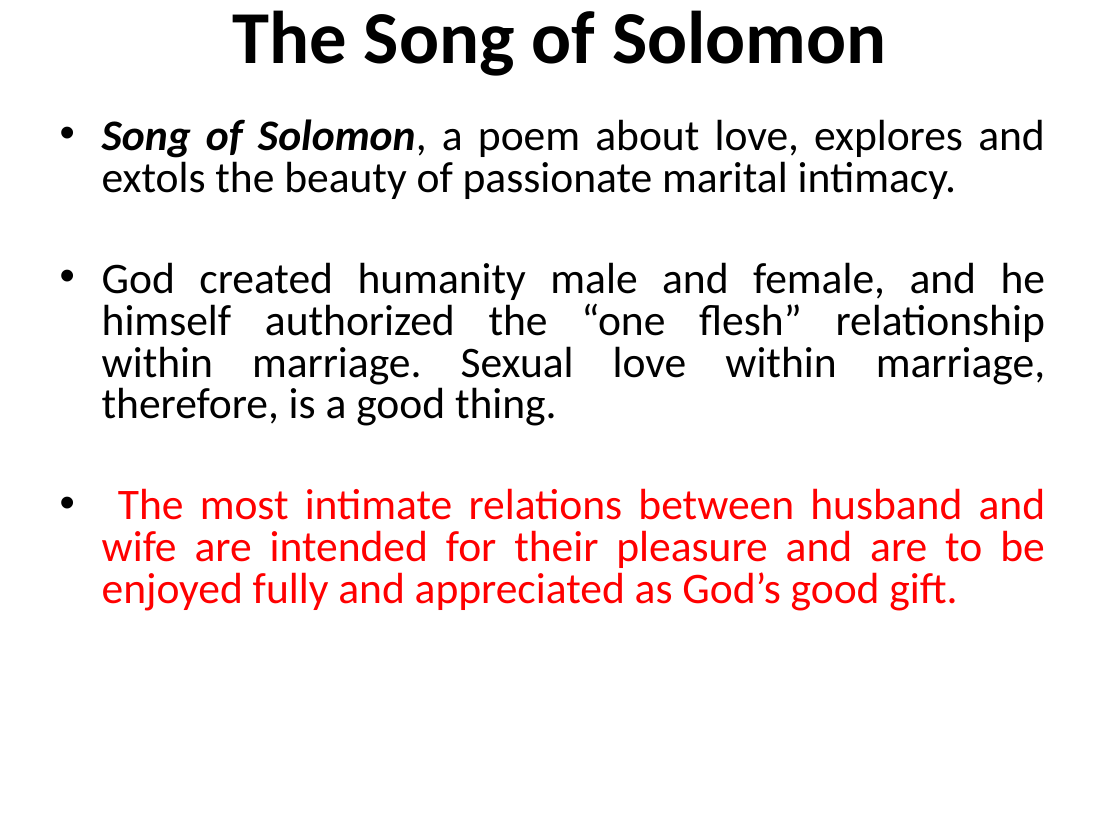
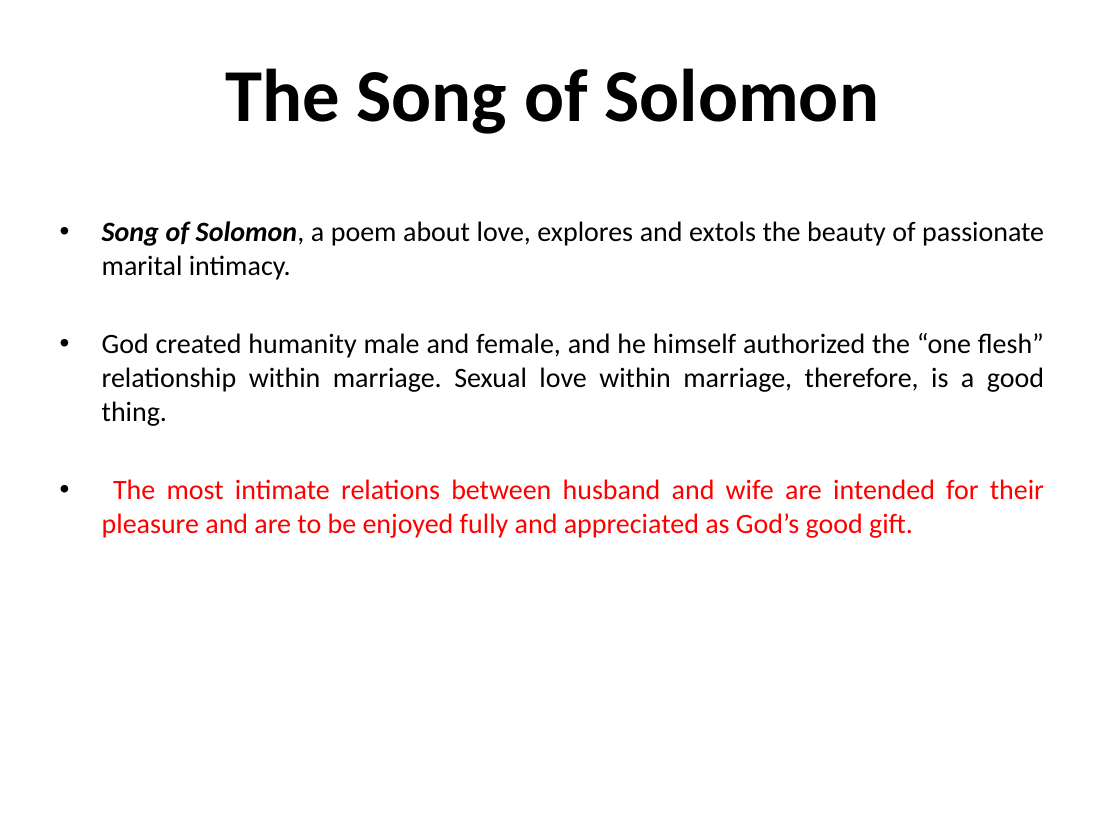
Before and after one commit to mutanganajoseph/Documents, a slide deck: slide 42 of auca/sem-1/intro-to-Bible-study/1 intro to Bible study Notes.pptx (slide 44 before the commit). Drawn at 1120x840 pixels with LibreOffice and Linux fonts; fonts in the diff are those of the drawing. Boxes give left, top, right and bottom in pixels: in the first picture for what was removed or moved away, otherwise in the second. Text is boxed around its words. In the diff, an @@ line names an element or a change of style, - is before the commit and + after.

```diff
--- a/auca/sem-1/intro-to-Bible-study/1 intro to Bible study Notes.pptx
+++ b/auca/sem-1/intro-to-Bible-study/1 intro to Bible study Notes.pptx
@@ title "The Song of Solomon": place and size @@
-title "The Song of Solomon" at box(233, 10, 886, 76)
+title "The Song of Solomon" at box(225, 68, 879, 134)
@@ text "Song of Solomon, a poem ...": place and size @@
-text "Song of Solomon, a poem ..." at box(102, 119, 1046, 611)
+text "Song of Solomon, a poem ..." at box(102, 221, 1044, 538)
@@ text "Song of Solomon, a poem ..." at box(102, 221, 1044, 538): size 28 to 18 pt; line spacing 0.8 to 1; less space between paragraphs @@
```
Also in this commit, not shown: 39 other slides changed, 8 slides removed, 1 other file.
